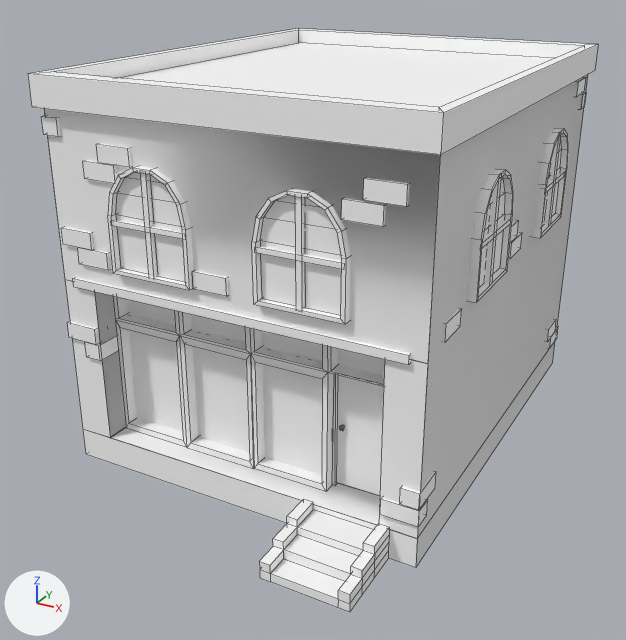
The FBX model Assets/Art/Static Meshes/City/Buildings/2F/SM_2F_01.fbx as it was, and as the next commit left it.
Both versions are drawn from a 50 mm lens placed at (8.01, -15.99, 9.94), pointed at (-0.26, -0.96, 2.42). Lighting does not change. The marker at lower left points along +X, +Y and +Z. The older version comes first. Mesh edges are drawn as thin lines. Where no turn or scale is listed for an object, it has been applied to the vertices. Vertices at exactly the same position are counted once.

Names of what the first picture shows: 'SM_2F_01'.
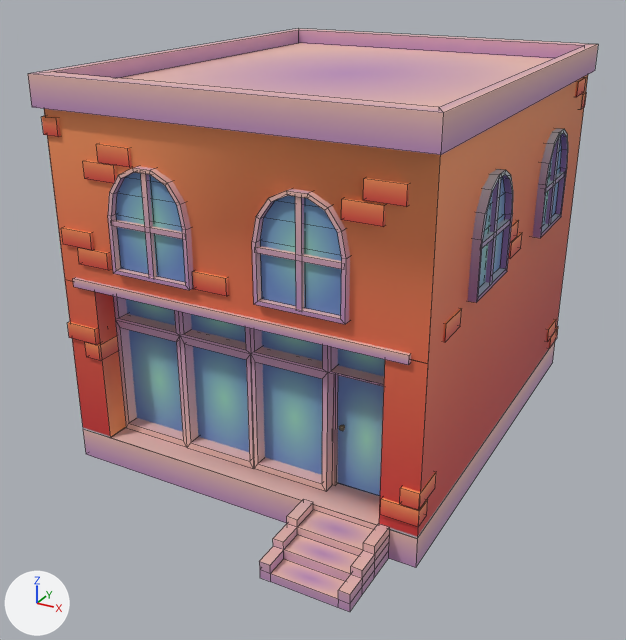
Where the newer file only moved an object's origin or applied its transform, the numbers keep the older frame.

Patch to the scene script:
```diff
--- a/Assets/Art/Static Meshes/City/Buildings/2F/SM_2F_01.fbx.py
+++ b/Assets/Art/Static Meshes/City/Buildings/2F/SM_2F_01.fbx.py
@@ img_t_atlas_buildings_bc_png @@
+img_t_atlas_buildings_bc_png = load_image('T_Atlas_Buildings_BC.png', '../../../../Textures/City/T_Atlas_Buildings_BC.png', 2048, 2048, 'sRGB')
@@ mat_material__36_076 @@
 mat_material__36_076 = principled_material('Material #36.076')
-mat_material__36_076.base_color = (1.0, 1.0, 1.0)  # white #ffffff
+mat_material__36_076.texture = img_t_atlas_buildings_bc_png
 mat_material__36_076.roughness = 0.553
@@ me_mesh_086 @@
 me_mesh_086.from_pydata(...)  # 1181 vertices, 763 faces; spans x -3.86..3.92, y -6.1..5.99, z -0.01..7.8
 # used by ob_sm_2f_01; location = (0.0, 0.0, 0.0)
+# me_mesh_086 part 1: its shading normals changed
 me_mesh_086.materials.append(mat_material__36_076)
```

Location of each change, (x1, y1, x2, y2) in pixels of the pictures (626 x 640 px):
'SM_2F_01', surface changed, shading changed (darker)
    both: (28, 29, 598, 612)
